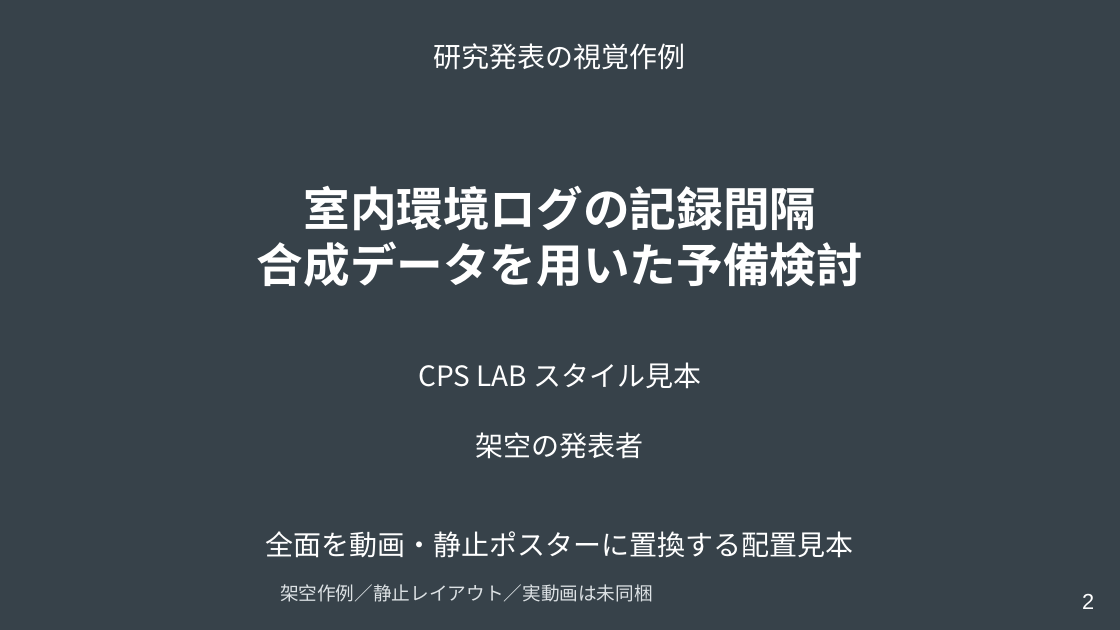
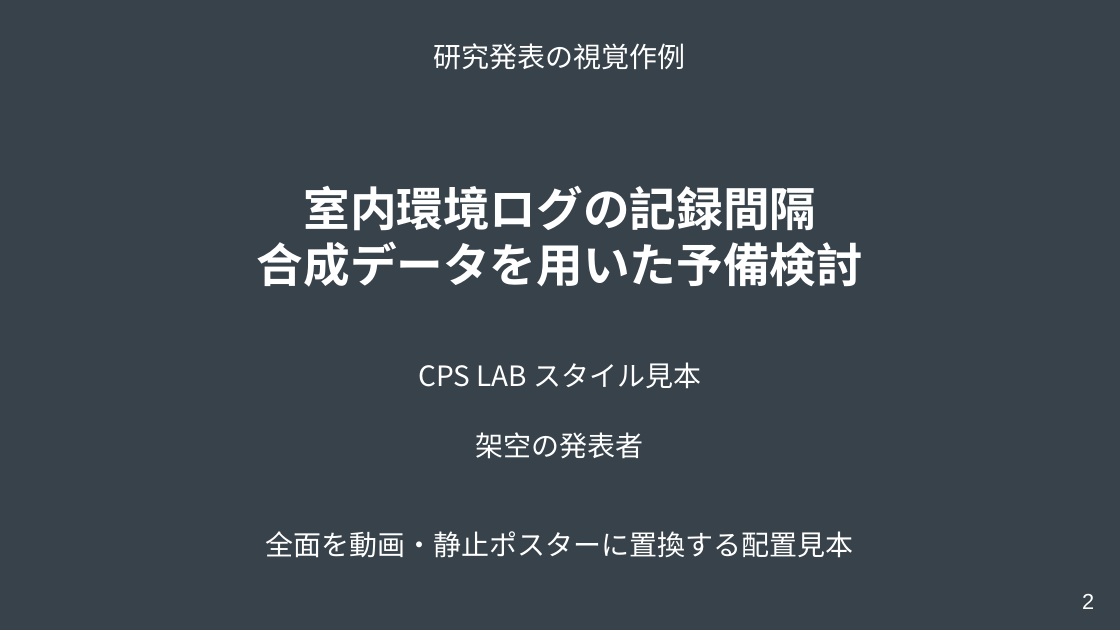
Before and after one commit to cpslab/skill-create-slides, a slide deck: slide 2 of assets/visual-reference/cps-layout-reference.pptx. Drawn at 1120x630 pixels with LibreOffice and Linux fonts; fonts in the diff are those of the drawing. Boxes give left, top, right and bottom in pixels: in the first picture for what was removed or moved away, otherwise in the second. Text is boxed around its words. In the diff, an @@ line names an element or a change of style, - is before the commit and + after.

```diff
--- a/assets/visual-reference/cps-layout-reference.pptx
+++ b/assets/visual-reference/cps-layout-reference.pptx
@@ text removed at [280,584,653,602] @@
-架空作例／静止レイアウト／実動画は未同梱
```
Also in this commit, not shown: 8 other slides changed, 24 other files.
